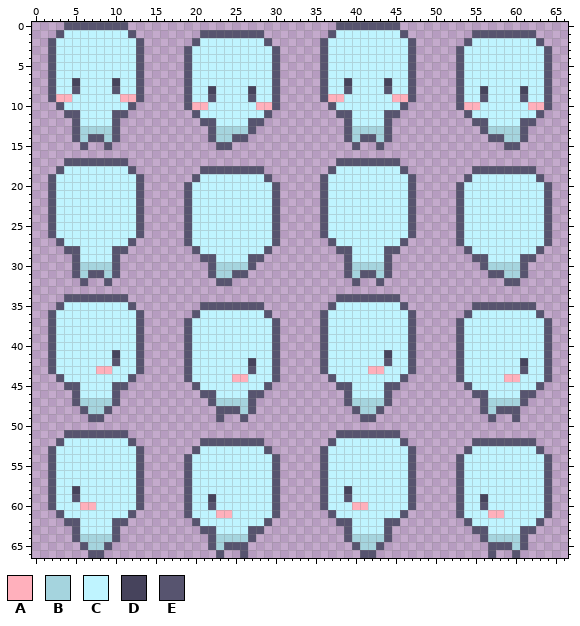
File history of a sprite sheet, Assets/Player/Assets/Player.png. The picture above is the old version.
The file is 67x67 pixels.
Palette (. is transparent): A #ffb0bc  B #a5d4de  C #bff4ff  D #46435c  E #57546f
The result:
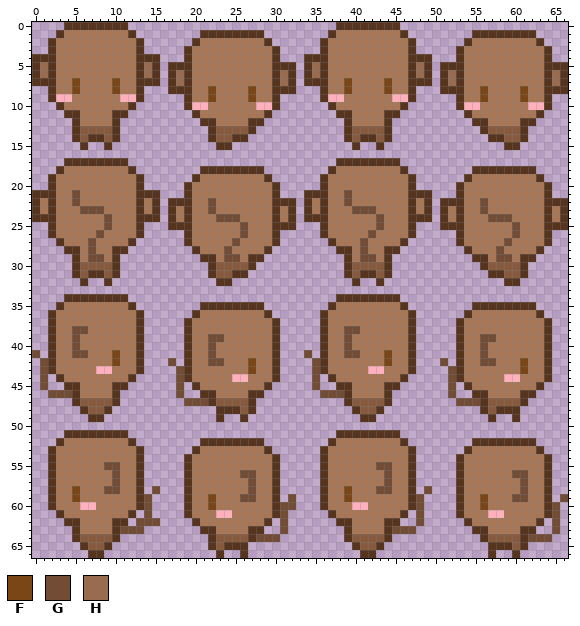
Colours new in this view: F #7b4616  G #724c34  H #996c50
From the commit log: Player returned to Monke
Diff:
Colour B changes from #a5d4de to #885b3f.
Colour C changes from #bff4ff to #aa7756.
Colour E changes from #57546f to #57341e.
Colour C now appears in row 22 at x 1, 14, 35 and 48; in row 23 at x 1, 14, 18, 31, 35, 48, 52 and 65; in row 24 at x 18, 31, 52 and 65.
Colour E now appears in row 4 at x 0 to 1, 14 to 15, 34 to 35 and 48 to 49; in row 5 at x 0, 15, 17 to 18, 31 to 32, 34, 49, 51 to 52 and 65 to 66; in row 6 at x 0, 15, 17, 32, 34, 49, 51 and 66; in row 7 at x 0 to 1, 14 to 15, 17, 32, 34 to 35, 48 to 49, 51 and 66; in row 8 at x 17 to 18, 31 to 32, 51 to 52 and 65 to 66; in row 21 at x 0 to 1, 14 to 15, 34 to 35 and 48 to 49.
Colour E now appears in row 22 at x 0, 15, 17 to 18, 31 to 32, 34, 49, 51 to 52 and 65 to 66; in row 23 at x 0, 15, 17, 32, 34, 49, 51 and 66; in row 24 at x 0 to 1, 14 to 15, 17, 32, 34 to 35, 48 to 49, 51 and 66; in row 25 at x 17 to 18, 31 to 32, 51 to 52 and 65 to 66.
The author changed colour D to colour F in row 7 at x 5, 10, 39 and 44; in row 8 at x 22, 27, 56 and 61; in row 41 at x 10 and 44; in row 42 at x 27 and 61; in row 58 at x 5 and 39; in row 59 at x 22 and 56.
The author changed colour E to colour F in row 8 at x 5, 10, 39 and 44; in row 9 at x 22, 27, 56 and 61; in row 42 at x 10 and 44; in row 43 at x 27 and 61; in row 59 at x 5 and 39; in row 60 at x 22 and 56.
Colour G now appears in row 41 at x 0 and 34; in row 42 at x 1, 17, 35 and 51; in rows 43 to 45 at x 1, 18, 35 and 52; in row 46 at x 2 to 4, 18, 36 to 38 and 52; in row 47 at x 19 to 21 and 53 to 55; in row 58 at x 15 and 49.
Colour G now appears in row 59 at x 14, 32, 48 and 66; in row 60 at x 14, 31 to 32, 48 and 65; in row 61 at x 14, 31, 48 and 65; in row 62 at x 13 to 15, 31, 48 and 65; in row 63 at x 11 to 13, 31, 45 to 47 and 65; in row 64 at x 28 to 30 and 62 to 64.
The author changed colour C to colour G in row 21 at x 5 and 39; in row 22 at x 5, 22, 39 and 56; in row 23 at x 6 to 8, 22, 40 to 42 and 56; in row 24 at x 9, 23 to 25, 43 and 57 to 59; in row 25 at x 9, 26, 43 and 60; in row 26 at x 8, 26, 42 and 60.
The author changed colour C to colour G in row 27 at x 7, 25, 41 and 59; in row 28 at x 7, 24, 41 and 58; in row 29 at x 7 to 8, 24 to 25, 41 to 42 and 58 to 59; in row 38 at x 5 to 6 and 39 to 40; in row 39 at x 5, 22 to 23, 39 and 56 to 57; in row 40 at x 5, 22, 39 and 56.
The author changed colour C to colour G in row 41 at x 5 to 6, 22, 39 to 40 and 56; in row 42 at x 22 to 23 and 56 to 57; in row 55 at x 9 to 10 and 43 to 44; in row 56 at x 10, 26 to 27, 44 and 60 to 61; in row 57 at x 10, 27, 44 and 61; in row 58 at x 9 to 10, 27, 43 to 44 and 61.
The author changed colour C to colour G in row 59 at x 26 to 27 and 60 to 61.
Colour H now appears in row 5 at x 1, 14, 35 and 48; in row 6 at x 1, 14, 18, 31, 35, 48, 52 and 65; in row 7 at x 18, 31, 52 and 65.
